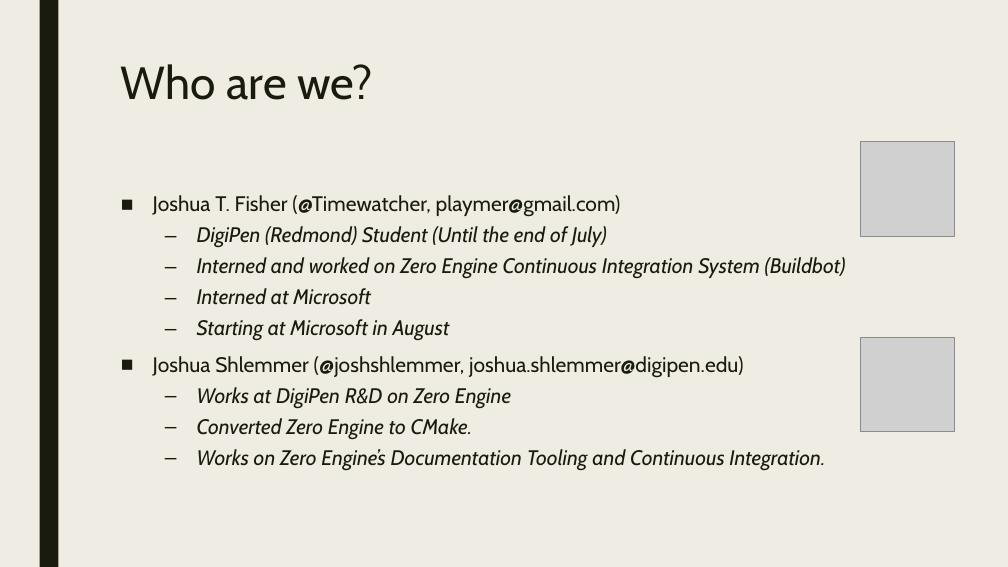
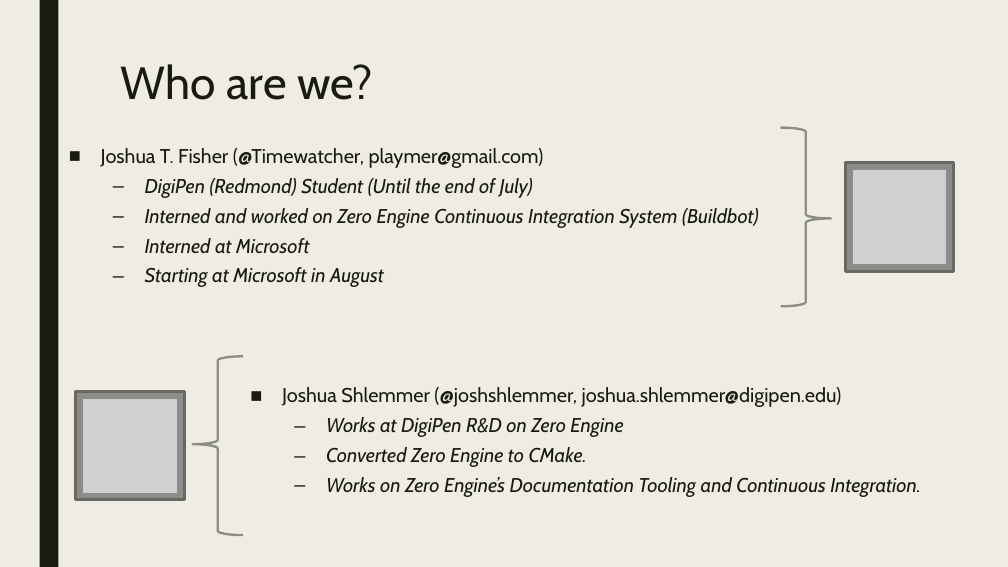
Before and after one commit to playmer/CMakePresentation, a slide deck: slide 2 of PreBuild Systems.pptx. Drawn at 1008x567 pixels with LibreOffice and Linux fonts; fonts in the diff are those of the drawing; grey boxes stand for pictures. Boxes give left, top, right and bottom in pixels: in the first picture for what was removed or moved away, otherwise in the second. Text is boxed around its words. In the diff, an @@ line names an element or a change of style, - is before the commit and + after.

```diff
--- a/PreBuild Systems.pptx
+++ b/PreBuild Systems.pptx
@@ text "Joshua T. Fisher (@Timewatcher, playmer@gmail.com)": place and size @@
-text "Joshua T. Fisher (@Timewatcher, playmer@gmail.com)" at [153, 195, 846, 471]
+text "Joshua T. Fisher (@Timewatcher, playmer@gmail.com)" at [101, 148, 759, 287]
@@ text "Joshua T. Fisher (@Timewatcher, playmer@gmail.com)" at [101, 148, 759, 287]: size 20 to 19 pt @@
@@ left brace added at [780, 128, 831, 306], outline #8C8D86 2.25 pt @@
@@ rectangle added at [845, 163, 954, 271], fill #8C8D86, outline #686863 2.75 pt @@
@@ picture: place and size @@
-picture at [861, 142, 955, 237]
+picture at [852, 169, 947, 264]
@@ text at [153, 356, 825, 471]: paragraphs removed @@
-■ Joshua Shlemmer (@joshshlemmer, joshua.shlemmer@digipen.edu)
-  – Works at DigiPen R&D on Zero Engine
-  – Converted Zero Engine to CMake.
-  – Works on Zero Engine’s Documentation Tooling and Continuous Integration.
@@ left brace added at [193, 356, 243, 535], outline #8C8D86 2.25 pt @@
@@ text added at [282, 387, 921, 497], 19 pt, text #191B0E, italic @@
+■ Joshua Shlemmer (@joshshlemmer, joshua.shlemmer@digipen.edu)
+  – Works at DigiPen R&D on Zero Engine
+  – Converted Zero Engine to CMake.
+  – Works on Zero Engine’s Documentation Tooling and Continuous Integration.
@@ rectangle added at [76, 392, 185, 501], fill #8C8D86, outline #686863 2.75 pt @@
@@ picture: place and size @@
-picture at [861, 337, 955, 432]
+picture at [82, 399, 177, 493]
```
Also in this commit, not shown: 12 other slides changed.
